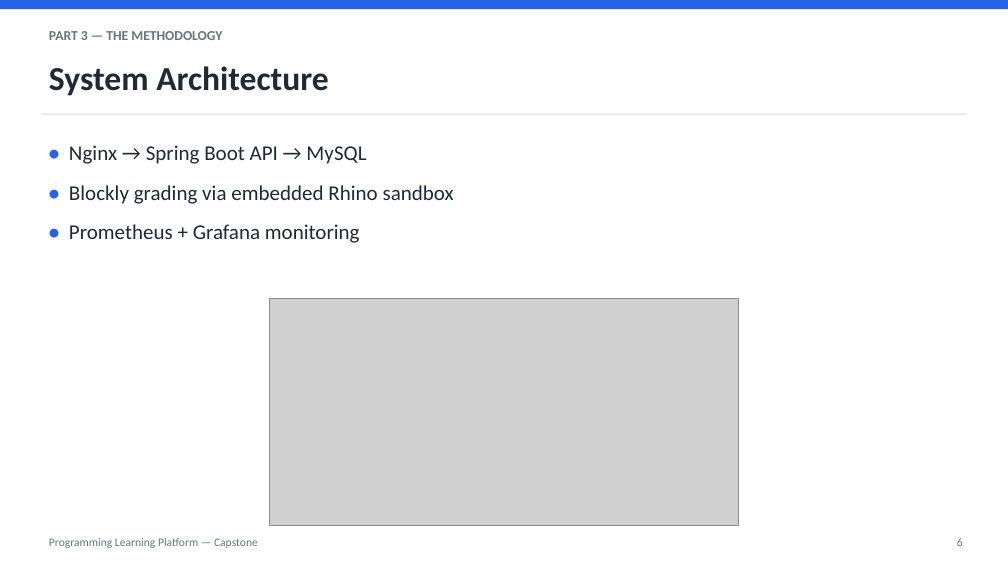
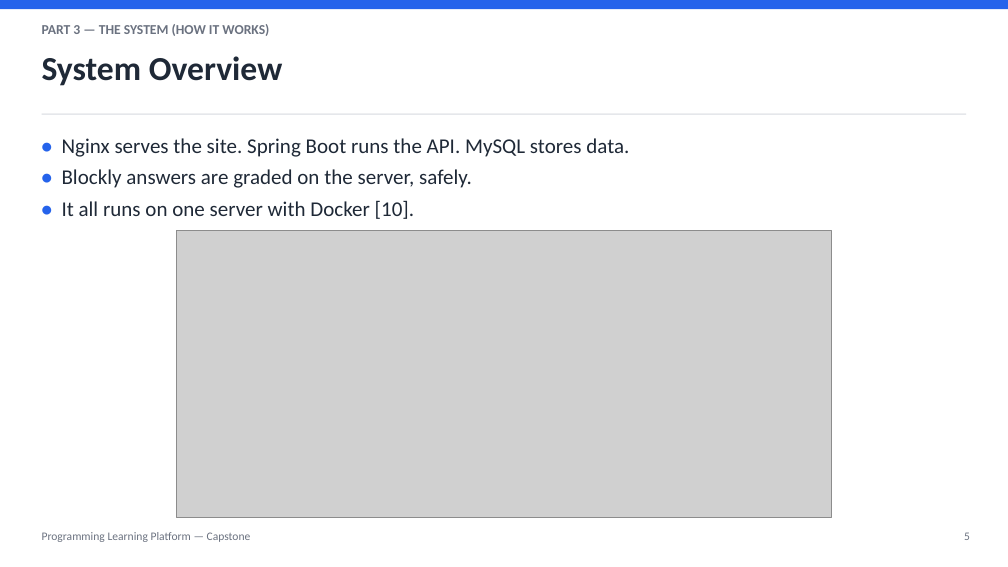
Before and after one commit to Jeromefromcn/programming-learning-platform, a slide deck: slide 5 of docs/6_presentation/presentation.pptx (slide 6 before the commit). Drawn at 1008x567 pixels with LibreOffice and Linux fonts; fonts in the diff are those of the drawing; grey boxes stand for pictures. Boxes give left, top, right and bottom in pixels: in the first picture for what was removed or moved away, otherwise in the second. Text is boxed around its words. In the diff, an @@ line names an element or a change of style, - is before the commit and + after.

```diff
--- a/docs/6_presentation/presentation.pptx
+++ b/docs/6_presentation/presentation.pptx
@@ text at [42,24,269,36]: text changed @@
-PART 3 — THE METHODOLOGY
+PART 3 — THE SYSTEM (HOW IT WORKS)
@@ text at [42,56,282,86]: text changed @@
-System Architecture
+System Overview
@@ text at [62,138,629,219]: text changed @@
-• Nginx → Spring Boot API → MySQL
-• Blockly grading via embedded Rhino sandbox
-• Prometheus + Grafana monitoring
+• Nginx serves the site. Spring Boot runs the API. MySQL stores data.
+• Blockly answers are graded on the server, safely.
+• It all runs on one server with Docker [10].
@@ picture: place and size @@
-picture at [269,299,739,526]
+picture at [177,231,832,518]
@@ text "Programming Learning Platform — Capstone" at [42,532,251,542]: line spacing 1.15 to 1 @@
@@ text at [964,532,970,540]: text changed @@
-6
+5
```
Also in this commit, not shown: 7 other slides changed, 7 slides added, 11 slides removed, 1 other file.
